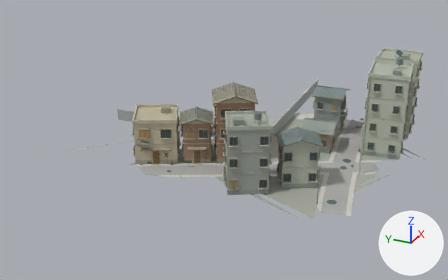
Two versions of the glTF model assets/town/renewal/models/street_3_1.glb, one commit apart.
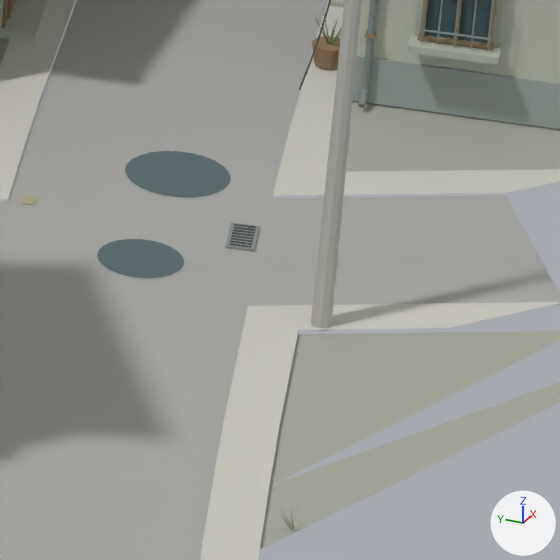
The first picture shows the older version from a 50 mm lens placed at (27.9, -77.1, 41.5), pointed at (110.9, -39.7, 0.0). The close-ups show the older and then the newer version on the part from 74% to 85% of the width and 52% to 69% of the height of that picture. Only the edits that show in the close-ups are written down. Every picture has the same lights, and +X, +Y and +Z are marked at lower right. Vertices at exactly the same position are counted once.

Names of what the first close-up shows: 'concrete.023', 'glass.027', 'graybrick.027', 'ground.034', 'metal.027', 'paving.001', 'plaster.027', 'puddle.020', 'road.006', 'rust.027', 'trim.027', 'wood.027' and 3 more.
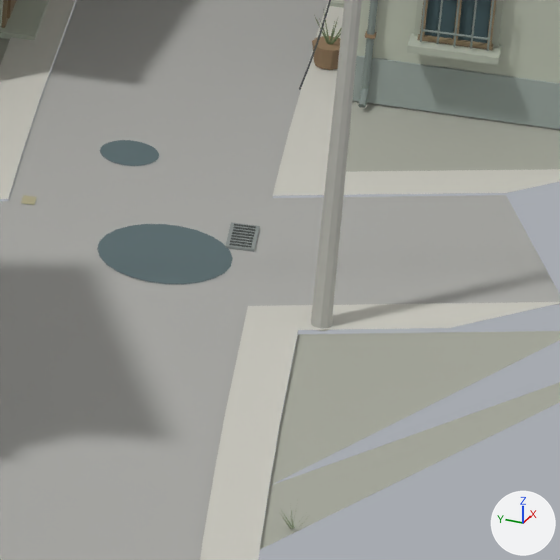
Pixel boxes [x1, y1, x2, y2] of what changed, in the close-ups (560 x 560 px; the box of a moved part takes in the faces that stretch with it):
'puddle.020', reshaped: before [97, 151, 231, 278]; after [97, 140, 233, 284]
part 1 of me_puddle_020, moved or reshaped: before [125, 151, 231, 197]; after [100, 140, 159, 166]
part 2 of me_puddle_020, moved or reshaped: before [97, 239, 184, 278]; after [97, 224, 233, 284]

What changed in the scene script:
```text
Change me_puddle_020:
    used by ob_puddle_020; location = (0.0, 0.0, 0.0)
    remove me_puddle_020.from_pydata(...)  # 294 vertices, 432 faces; spans x 97.4..125.4, y -61.4..-36.6, z 0.0
    add me_puddle_020.from_pydata(...)  # 294 vertices, 432 faces; spans x 98.0..125.1, y -62.3..-36.9, z 0.0
    me_puddle_020 part 1: the loose piece of 49 vertices spanning x 111.0..112.4, y -60.2..-58.9, z 0.0 is scaled about its middle by (0.565, 0.565, 1), then moved by (0.3, 0.7, 0.0)
    me_puddle_020 part 2: the loose piece of 49 vertices spanning x 108.6..109.7, y -60.3..-59.2, z 0.0 is scaled about its middle by (1.55, 1.55, 1), then moved by (0.2, -0.2, 0.0)
    other edits to the shape of me_puddle_020 do not show in these pictures
```
